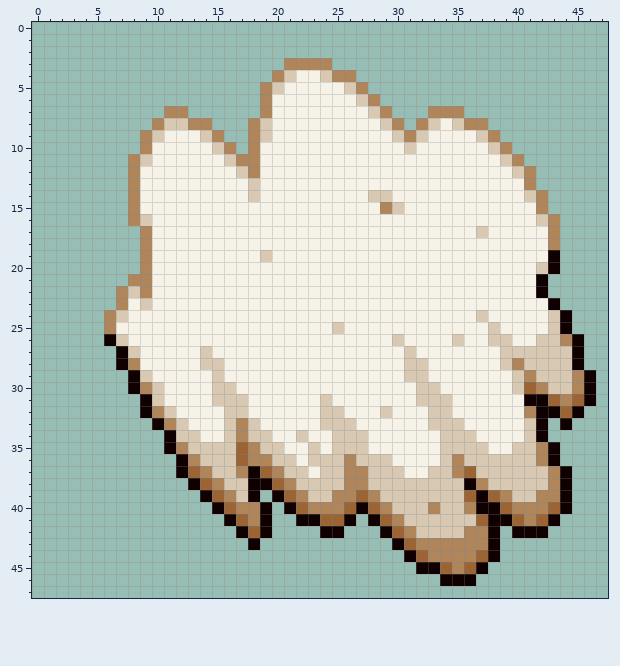
Edited in one commit: pixel-art sprite (PebblesBakery/res/bakery_dough_knead2.png). Above: the version before the commit.
The file is 48x48 pixels.
Now the later version:
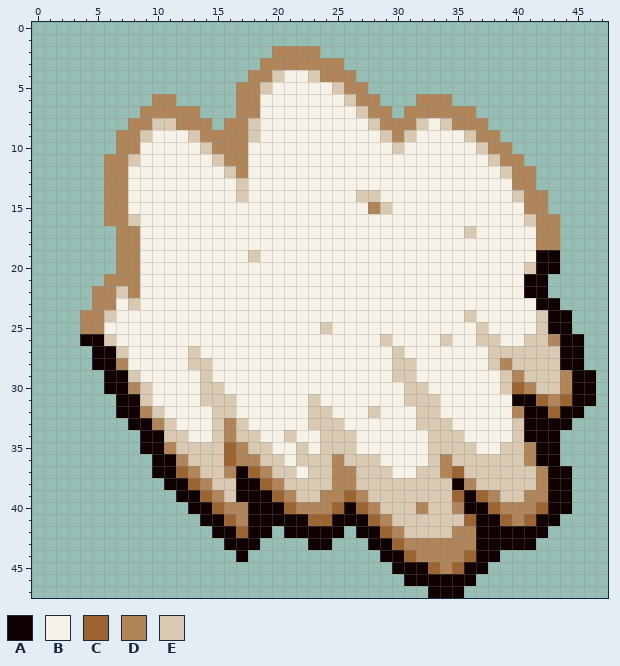
Palette (. is transparent): A #100000  B #f6f2e7  C #9c6433  D #b0855a  E #d9c9b2
Edits made:
Changed rows in their new state; - is an unchanged pixel.
first column x 4:
 2 ----------------DDDD----------------------
 3 ---------------DD----D--------------------
 4 --------------DDEB-ED---------------------
 5 -------------DDEB----ED-------------------
 6 ------DD-----DDB------ED----DDD-----------
 7 -----DD--D---DDB-------ED--DD---D---------
 8 ----DDE-D---DDEB--------ED-DEBED----------
 9 ---DDEB--ED-DDEB---------EDEB---ED--------
10 ---DDB----ED-DB-----------EB-----ED-------
11 --DDEB-----ED-B-------------------ED------
12 --DDB-------EDB--------------------ED-----
13 --DDB--------EB---------------------D-----
14 --DDB--------EB--------E-B----------ED----
15 --DDB-------------------DEB----------D----
16 --DDEB-------------------------------ED---
17 ---DDB--------------------------EB----D---
18 ---DDB--------------------------------D---
19 ---DDB--------EB----------------------A---
20 ---DDB-------------------------------EA---
21 --DD-B-------------------------------A----
22 -DDEDB-------------------------------A----
23 -DDBEB--------------------------------A---
24 DDEB----------------------------EB----EA--
25 DDB-----------------EB-----------EB---EA--
26 AAEB---------------------EB---EB-E-B-E-DA-
27 -AAEB----EB---------------EB------E-----A-
28 -AADB----E-B--------------E-B-----EDE---A-
29 --AAEB----EB--------------E-B------EDE--DA
30 --AADEB---E-B--------------E-B-----ECDE-DA
31 ---AAEB---E--B-----EB------E--B-----A-CDCA
32 ---AADEB---E-B-----E-B--EB--E-B-----DA-CA-
33 ----AADEB--EDEB----E--B-----E--B----EA-A--
34 -----AAE-B-EDE-B-EB-E--B-----E--B---EA-A--
35 -----AADE---CDE-B-EBE--B-----E---B-E-DA---
36 ------AADE--CD-E-BE--DE--B---EDE-----DA---
37 ------AACDE-DACDE-BE-D-E--B-E-DCE-----DA--
38 -------AACDE-A-CDE---D-E-------ADE----DA--
39 --------AACDEA-ACDE-D-CDE------CACDE-D-A--
40 ---------AACD-A-ACD--CACDE--DE-DA-CD--CA--
41 ----------AACDA-AA-C-A-ACDE-----CA-CDCA---
42 -----------AACA--AAA---AACDE---D-A-A------
43 ------------AA-----AA---AACD-----A-AAA----
44 -------------A-----------AACD---CA--------
45 --------------------------AA-CDCA---------
46 ---------------------------AAA------------
47 -----------------------------AAA----------
Where, in picture pixels (left, top, right, bottom), the same in both pictures:
changed: (80, 46, 584, 598)
